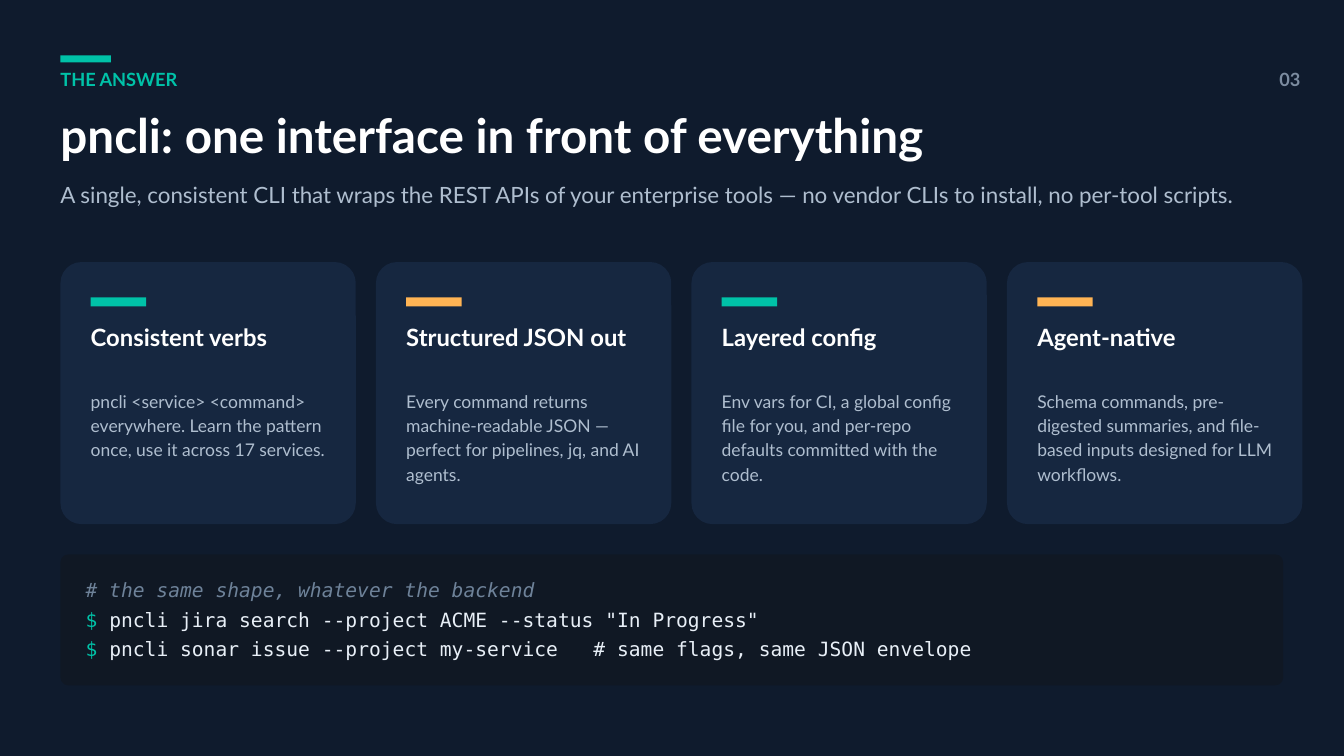
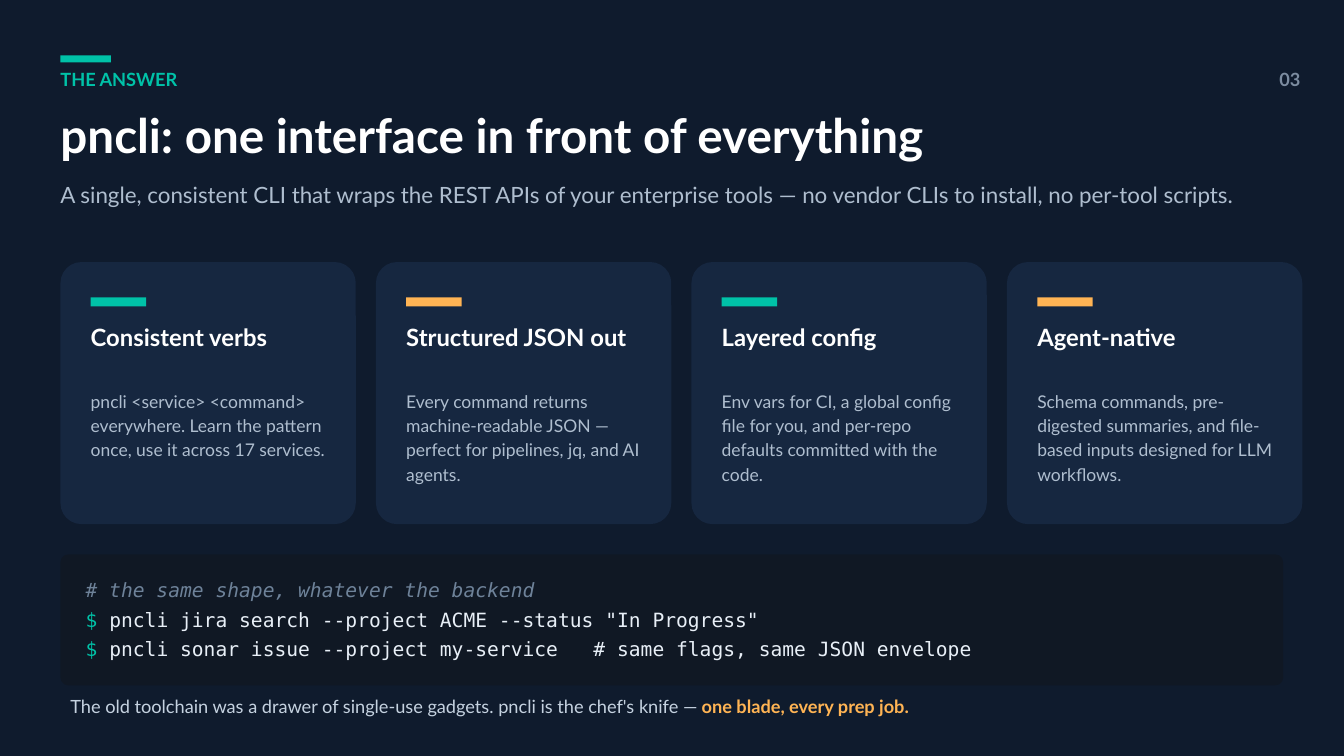
Before and after one commit to r1d20/Buddy, a slide deck: slide 3 of pncli-overview.pptx. Drawn at 1344x756 pixels with LibreOffice and Linux fonts; fonts in the diff are those of the drawing. Boxes give left, top, right and bottom in pixels: in the first picture for what was removed or moved away, otherwise in the second. Text is boxed around its words. In the diff, an @@ line names an element or a change of style, - is before the commit and + after.

```diff
--- a/pncli-overview.pptx
+++ b/pncli-overview.pptx
@@ text added at box(70, 699, 909, 717), 13 pt, text #C5D2E0 @@
+The old toolchain was a drawer of single-use gadgets. pncli is the chef's knife — one blade, every prep job.
```
Also in this commit, not shown: 3 other slides changed.
